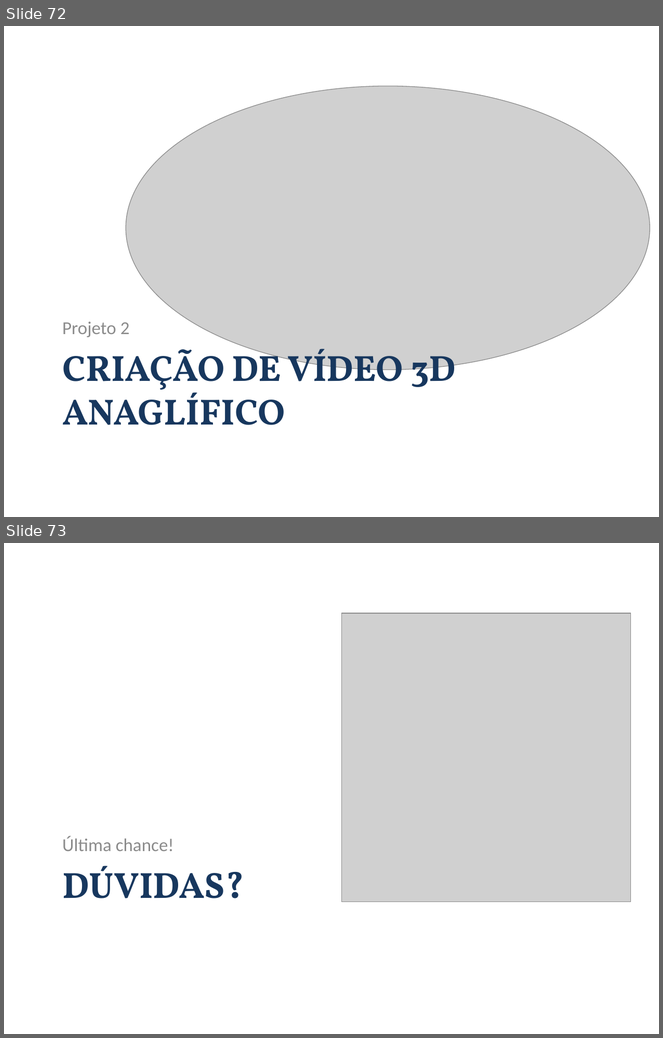
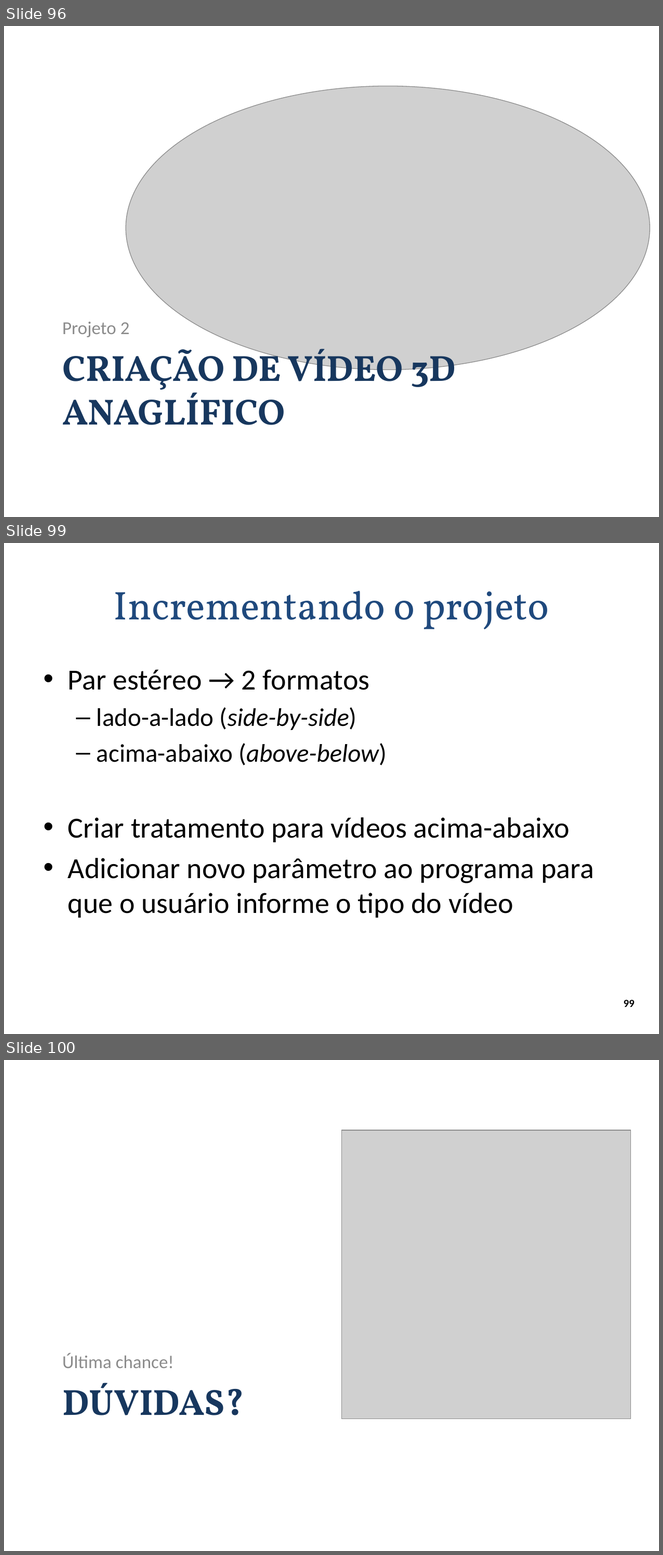
Before and after one commit to andrecurvello/tests-zingarelli, a slide deck: 1-Meus-Artigos/Minicurso-SemComp2011/minicurso-SemComp2011.pptx. Shown one above the other, each under a label of ours: slides 72 and 73 before the commit, slides 96, 99 and 100 after it; the slides between them are not shown. The pictures are 663x1038 and 663x1555 pixels, drawn with LibreOffice and Linux fonts; fonts in the diff are those of the drawing; grey boxes stand for pictures; background and template pictures are left out. Boxes give left, top, right and bottom in pixels: in the first picture for what was removed or moved away, otherwise in the second. Text is boxed around its words. In the diff, an @@ line names an element or a change of style, - is before the commit and + after.

Commit message:
SemComp2011 - primeira versão com a apresentação finalizada - programas para trabalhar com vídeo e criar vídeos/imagens anaglíficas

```diff
--- a/1-Meus-Artigos/Minicurso-SemComp2011/minicurso-SemComp2011.pptx
+++ b/1-Meus-Artigos/Minicurso-SemComp2011/minicurso-SemComp2011.pptx
@@ slide 99 added at [4,543,659,1034], background #FFFFFF @@
@@ title added at [114,591,549,629], 44 pt, text #1F497D @@
+Incrementando o projeto
@@ text added at [68,669,594,918], 32 pt, text #000000 @@
+• Par estéreo → 2 formatos
+  – lado-a-lado (side-by-side)
+  – acima-abaixo (above-below)
+• Criar tratamento para vídeos acima-abaixo
+• Adicionar novo parâmetro ao programa para que o usuário informe o tipo do vídeo
@@ page number added at [624,1000,635,1007], 12 pt, text #000000, bold @@
+99
@@ what was slide 72 is now slide 96 @@
@@ what was slide 73 is now slide 100 @@
```
Also in this commit, not shown: 4 slides changed, 27 other slides added, 10 other files.
